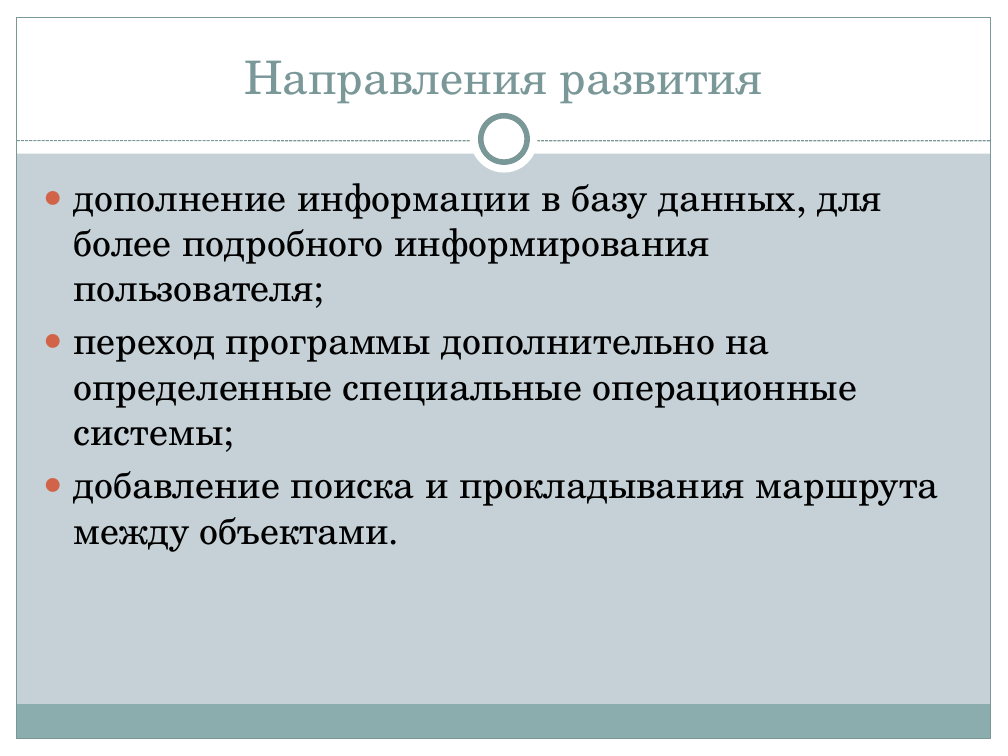
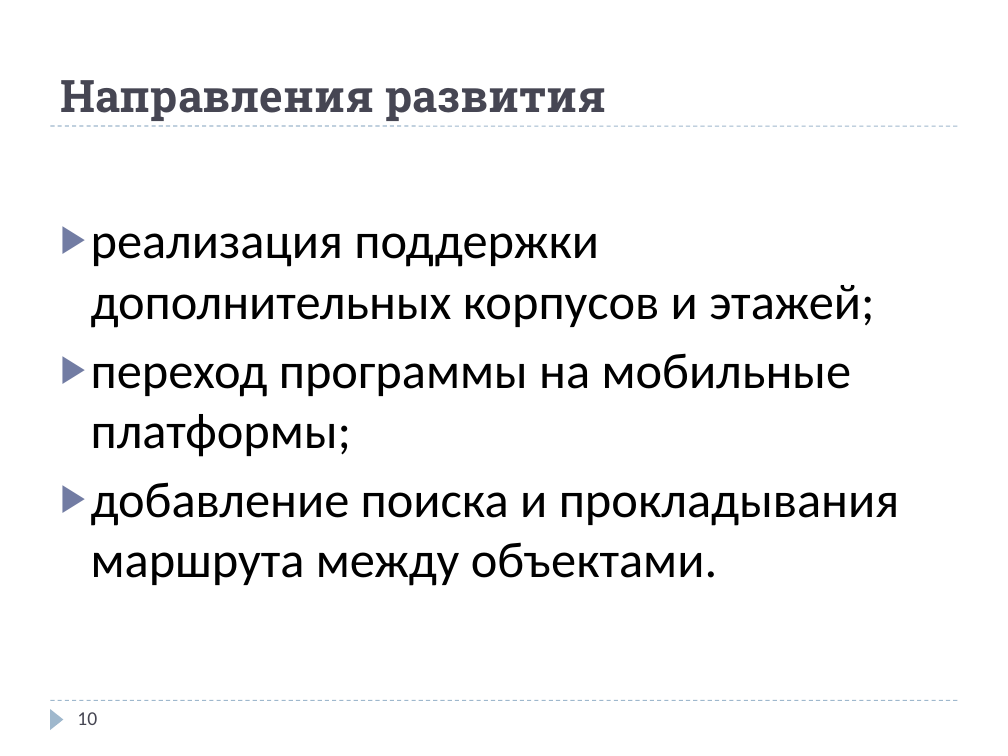
Before and after one commit to egorsh0/svg-map, a slide deck: slide 10 of docs/2016ВКР230618ШОХИН.pptx (slide 12 before the commit). Drawn at 1008x756 pixels with LibreOffice and Linux fonts; fonts in the diff are those of the drawing. Boxes give left, top, right and bottom in pixels: in the first picture for what was removed or moved away, otherwise in the second. Text is boxed around its words. In the diff, an @@ line names an element or a change of style, - is before the commit and + after.

```diff
--- a/docs/2016ВКР230618ШОХИН.pptx
+++ b/docs/2016ВКР230618ШОХИН.pptx
@@ background #C5D1D7 to #FFFFFF @@
@@ rectangle removed at <box>0,0,1008,153</box> @@
@@ rectangle removed at <box>0,0,17,756</box> @@
@@ rectangle removed at <box>17,17,991,739</box> @@
@@ title "Направления развития": place and size @@
-title "Направления развития" at <box>244,60,763,104</box>
+title "Направления развития" at <box>60,80,606,121</box>
@@ title "Направления развития" at <box>60,80,606,121</box>: size 33 to 32 pt, font TeX Gyre Schola to Roboto Slab, text colour #7C999A to #464653, bold on; alignment centre to left @@
@@ rectangle removed at <box>991,0,1008,756</box> @@
@@ ellipse removed at <box>471,106,538,173</box> @@
@@ ellipse removed at <box>481,116,527,162</box> @@
@@ text "реализация поддержки дополнительных корпусов и ...": place and size @@
-text "реализация поддержки дополнительных корпусов и ..." at <box>73,183,939,552</box>
+text "реализация поддержки дополнительных корпусов и ..." at <box>91,233,899,586</box>
@@ line moved from (17, 141) - (991, 141) to (50, 126) - (958, 126) @@
@@ line (50, 126) - (958, 126): stroke #7C999A 0.75 pt dashed to #9FB8CD 0.75 pt dashed @@
@@ text at <box>91,233,874,457</box>: text changed; size 27 to 36 pt; font TeX Gyre Schola to Calibri @@
-● дополнение информации в базу данных, для более подробного информирования пользователя;
-● переход программы дополнительно на определенные специальные операционные системы;
+▶ реализация поддержки дополнительных корпусов и этажей;
+▶ переход программы на мобильные платформы;
@@ text at <box>91,482,899,586</box>: size 27 to 36 pt, font TeX Gyre Schola to Calibri in "добавление поиска и прокладывания маршрута между объектами."; bullet ● to ▶; bullet colour #D16349 to #727CA3 @@
@@ rectangle removed at <box>16,705,990,739</box> @@
@@ line added from (50, 701) to (958, 701), #9FB8CD 0.75 pt dashed @@
@@ triangle added at <box>50,709,64,730</box>, fill #9FB8CD @@
@@ page number added at <box>77,712,97,725</box>, 14 pt, text #464653 @@
+10
@@ rectangle removed at <box>0,739,1008,756</box> @@
```
Also in this commit, not shown: 3 other slides changed, 6 slides added, 8 slides removed, 3 other files.
